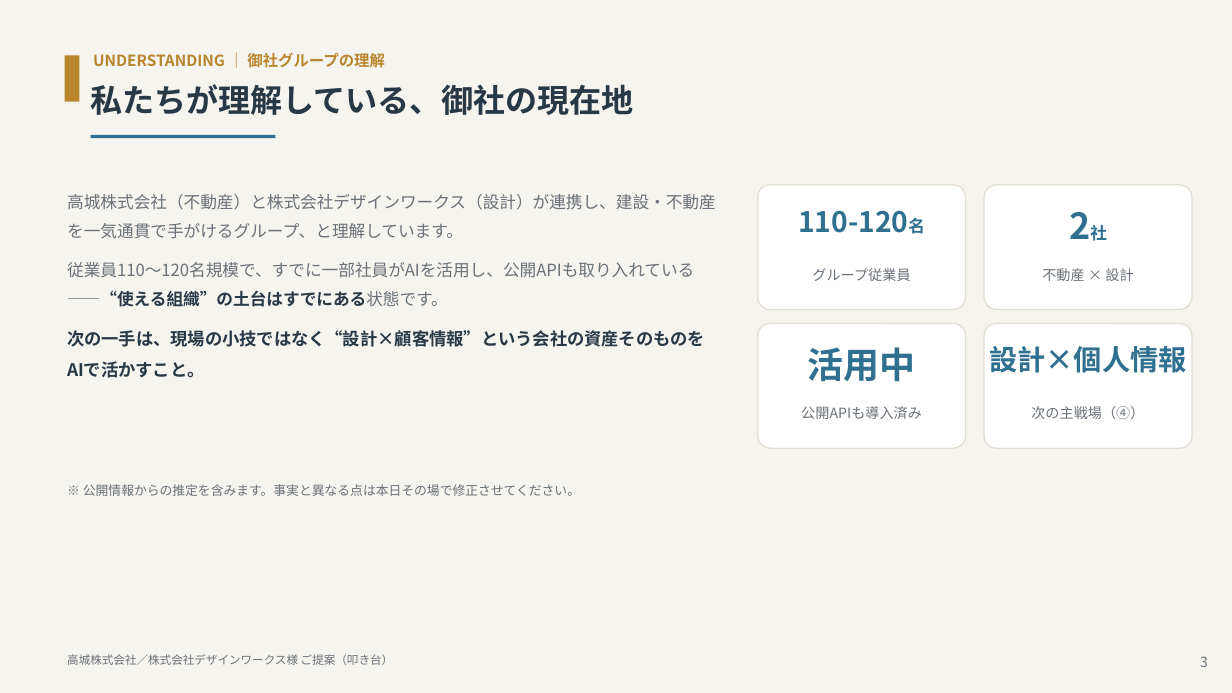
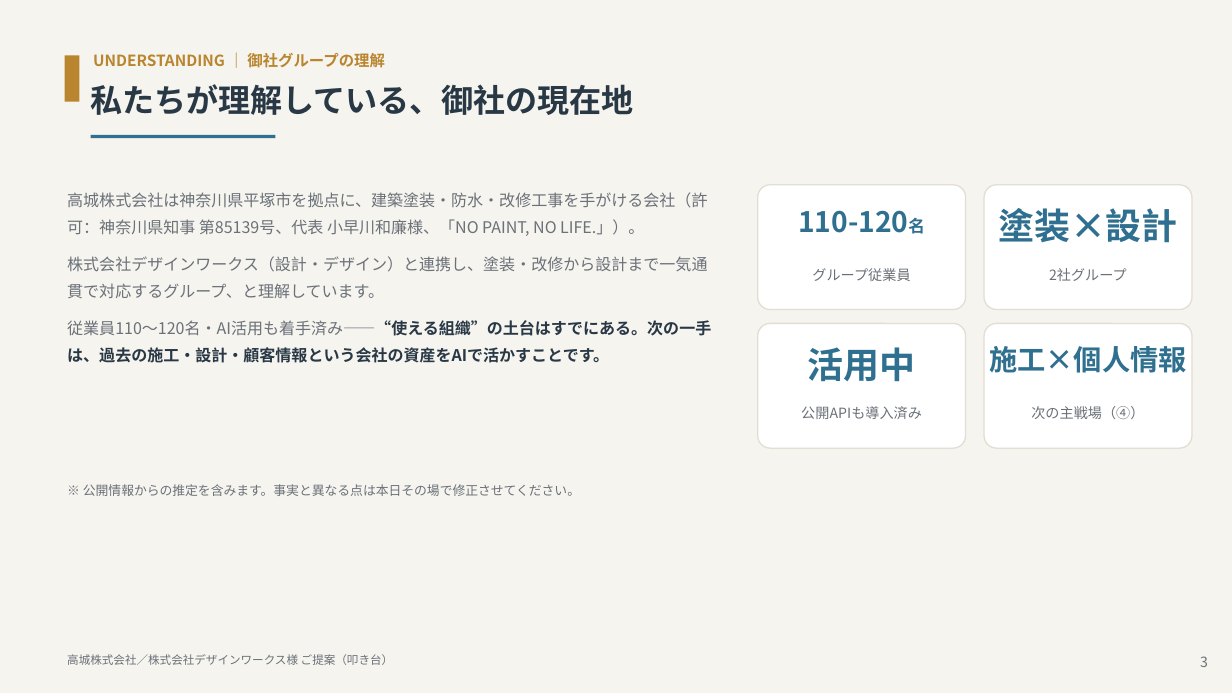
Before and after one commit to kkawano5-ui/website-redesign-machine-, a slide deck: slide 3 of sales-materials/takagi-designworks/高城_デザインワークス様_AI構想提案_叩き台.pptx. Drawn at 1232x693 pixels with LibreOffice and Linux fonts; fonts in the diff are those of the drawing. Boxes give left, top, right and bottom in pixels: in the first picture for what was removed or moved away, otherwise in the second. Text is boxed around its words. In the diff, an @@ line names an element or a change of style, - is before the commit and + after.

```diff
--- a/sales-materials/takagi-designworks/高城_デザインワークス様_AI構想提案_叩き台.pptx
+++ b/sales-materials/takagi-designworks/高城_デザインワークス様_AI構想提案_叩き台.pptx
@@ text at [67,192,711,363]: text changed; size 13 to 12.5 pt @@
-高城株式会社（不動産）と株式会社デザインワークス（設計）が連携し、建設・不動産を一気通貫で手がけるグループ、と理解しています。
-従業員110〜120名規模で、すでに一部社員がAIを活用し、公開APIも取り入れている——“使える組織”の土台はすでにある状態です。
-次の一手は、現場の小技ではなく“設計×顧客情報”という会社の資産そのものをAIで活かすこと。
+高城株式会社は神奈川県平塚市を拠点に、建築塗装・防水・改修工事を手がける会社（許可：神奈川県知事 第85139号、代表 小早川和廉様、「NO PAINT, NO LIFE.」）。
+株式会社デザインワークス（設計・デザイン）と連携し、塗装・改修から設計まで一気通貫で対応するグループ、と理解しています。
+従業員110〜120名・AI活用も着手済み——“使える組織”の土台はすでにある。次の一手は、過去の施工・設計・顧客情報という会社の資産をAIで活かすことです。
@@ text at [998,208,1177,243]: text changed @@
-2社
+塗装×設計
@@ text at [1049,268,1127,281]: text changed @@
-不動産 × 設計
+2社グループ
@@ text at [989,346,1186,373]: text changed @@
-設計×個人情報
+施工×個人情報
```
Also in this commit, not shown: 6 other slides changed, 2 other files.
